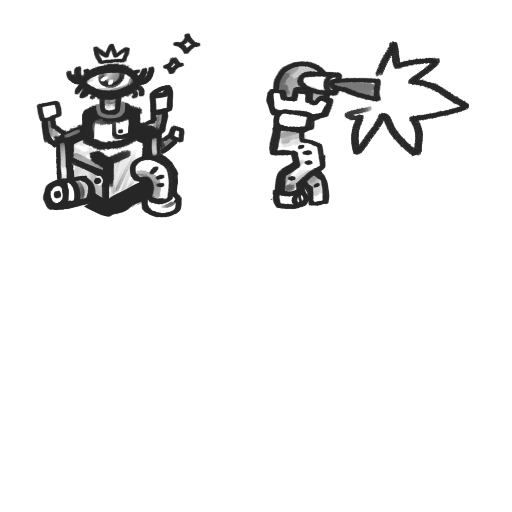
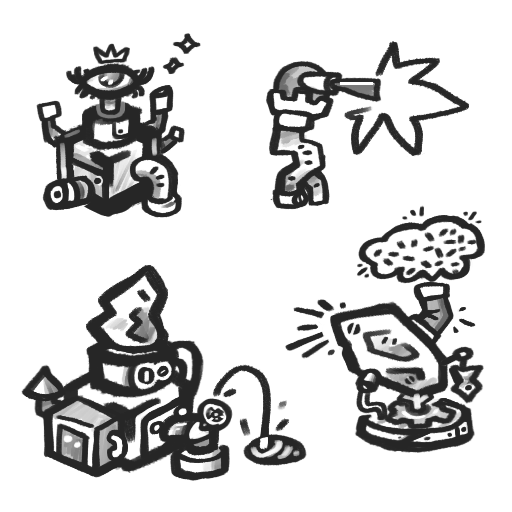
Two versions of the same layered image (512 × 512). Layer-by-layer changes:
painted on "Обычный слой 1" over [21, 82, 485, 481]